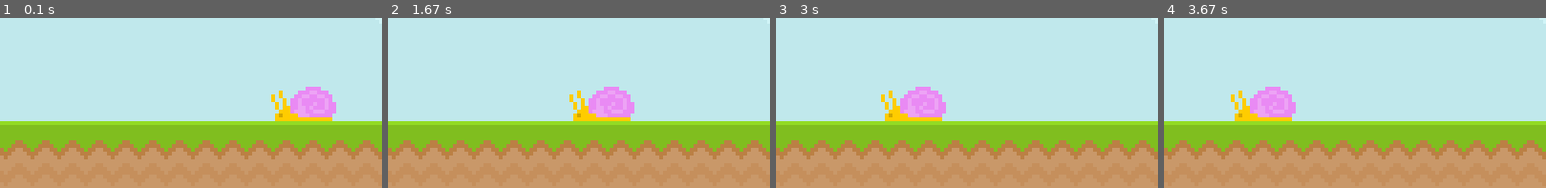
Above: before the commit, frames 1-4 (left to right).
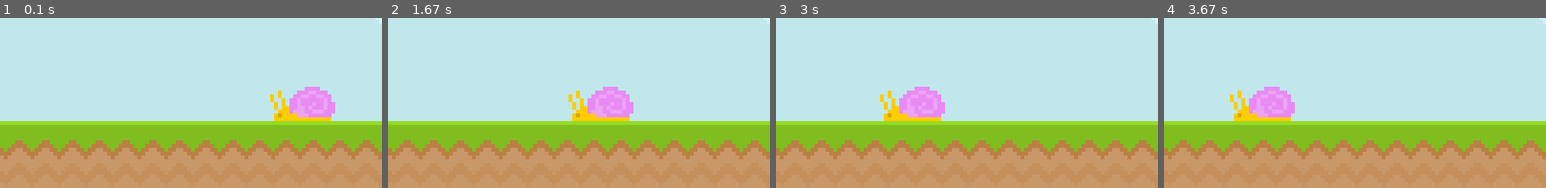
Above: after the commit, the same moments.

Repository: kevimconnelly/Pygame-Runner
Game: pygame game, started from main.py
Same seed, same stepped clock (60 frames per second), same inputs: the game is played once before the commit and once after it.
Inputs (mouse positions are % of the whole screen's width and height, from its top left):
- Up to frame 1 (0.1 s): no input
- Up to frame 2 (1.67 s): click (10, 60) at 0.38 s
- Up to frame 3 (3 s): no input
- Up to frame 4 (3.67 s): no input
The pictures show only the part of the screen within x 34-84%, y 42-92%; the shares and areas given below are measured in that part.

The runs differ from the first frame. In frame 1, 0.4% of the frame differs, in the area x 70-88%, y 40-61%; in frame 2, 0.4%; in frame 3, 0.4%; in frame 4, 0.4%.

Commit message:
check mouse/player collision

Diff:
--- a/main.py
+++ b/main.py
@@ -23,17 +23,26 @@
         if event.type == pygame.QUIT:
             pygame.quit()
             exit()
+        if event.type == pygame.MOUSEMOTION:
+            if player_rect.collidepoint(event.pos):
+                print('collision')
 
     screen.blit(sky_surface, (0, 0))
     screen.blit(ground_surface, (0, 300))
     screen.blit(text_surface, (300, 50))
 
-    screen.blit(snail_surface, snail_rect)
-    screen.blit(player_surf, player_rect)
-
     snail_rect.left -= 1
     if snail_rect.right < 0:
         snail_rect.left = 800
 
+    screen.blit(snail_surface, snail_rect)
+    screen.blit(player_surf, player_rect)
+
+    # if player_rect.colliderect(snail_rect):
+
+    #mouse_pos = pygame.mouse.get_pos()
+    # if player_rect.collidepoint(mouse_pos):
+    # print(pygame.mouse.get_pressed())
+
     pygame.display.update()
     clock.tick(60)
